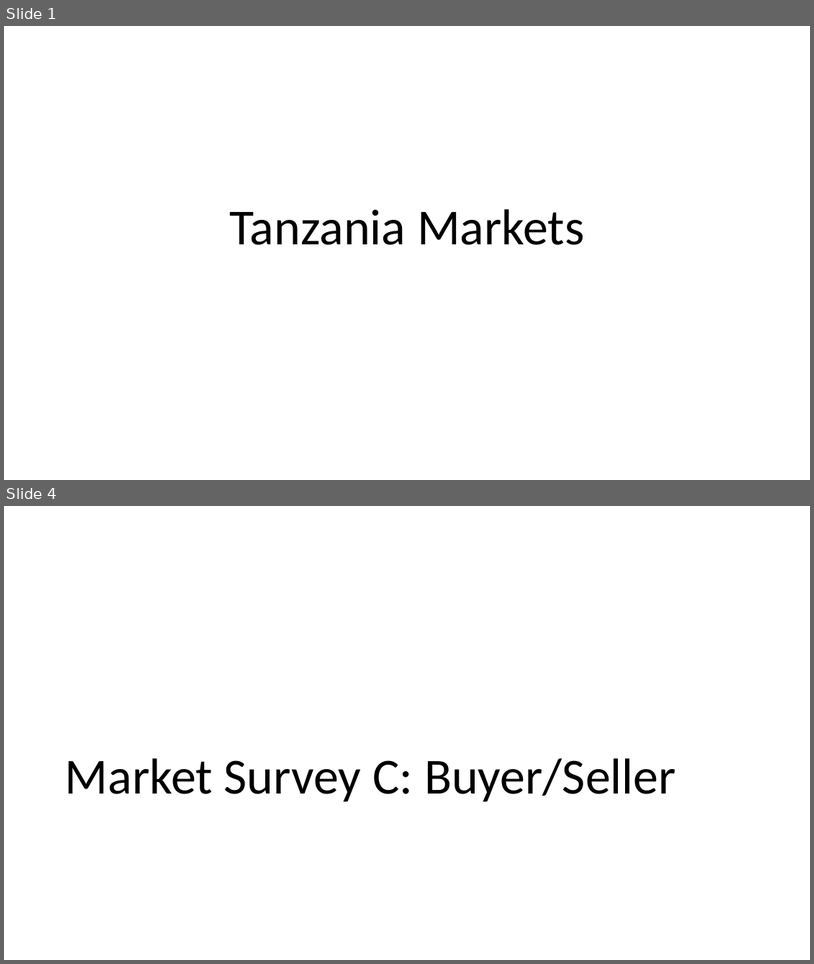
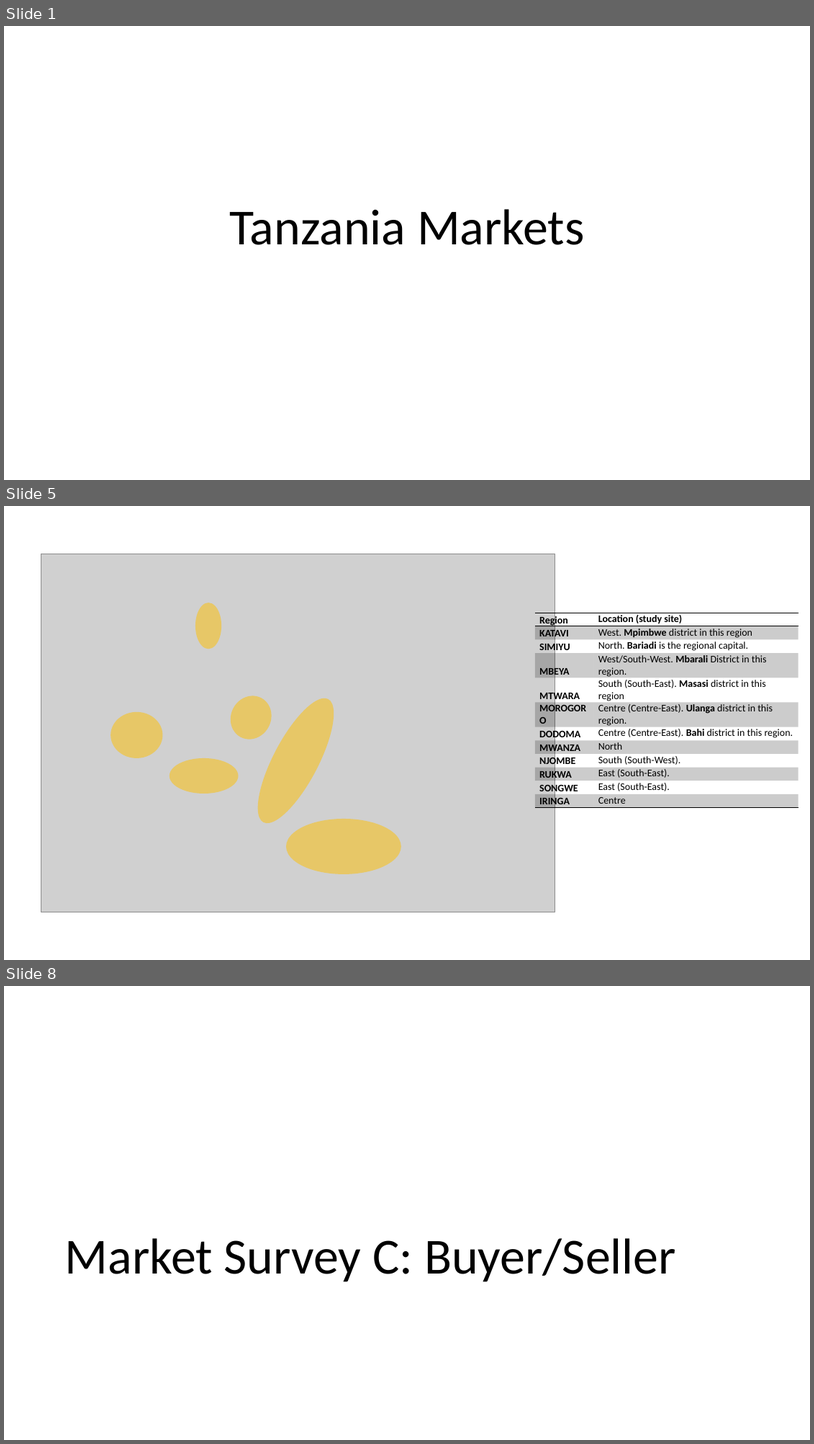
Before and after one commit to BethSavagar/Tanzania_markets, a slide deck: results-presentations/markets-descriptive-analysis.pptx. Shown one above the other, each under a label of ours: slides 1 and 4 before the commit, slides 1, 5 and 8 after it; the slides between them are not shown. The pictures are 814x964 and 814x1444 pixels, drawn with LibreOffice and Linux fonts; fonts in the diff are those of the drawing; grey boxes stand for pictures. Boxes give left, top, right and bottom in pixels: in the first picture for what was removed or moved away, otherwise in the second. Text is boxed around its words. In the diff, an @@ line names an element or a change of style, - is before the commit and + after.

```diff
--- a/results-presentations/markets-descriptive-analysis.pptx
+++ b/results-presentations/markets-descriptive-analysis.pptx
@@ slide 5 added at [4, 506, 810, 960], background #FFFFFF @@
@@ picture added at [41, 554, 555, 911] @@
@@ ellipse added at [196, 602, 221, 649], fill #FFC000 at 50% opacity @@
@@ table added at [535, 613, 798, 810], 12 rows, 2 columns @@
+Region | Location (study site)
+KATAVI | West. Mpimbwe district in this region
+SIMIYU | North. Bariadi is the regional capital.
+MBEYA | West/South-West. Mbarali District in this region.
+MTWARA | South (South-East). Masasi district in this region
+MOROGORO | Centre (Centre-East). Ulanga district in this region.
+DODOMA | Centre (Centre-East). Bahi district in this region.
+MWANZA | North
+NJOMBE | South (South-West).
+RUKWA | East (South-East).
+SONGWE | East (South-East).
+IRINGA | Centre
@@ ellipse added at [223, 688, 279, 746], fill #FFC000 at 50% opacity @@
@@ ellipse added at [244, 689, 348, 833], fill #FFC000 at 50% opacity @@
@@ ellipse added at [111, 712, 162, 758], fill #FFC000 at 50% opacity @@
@@ ellipse added at [170, 758, 239, 793], fill #FFC000 at 50% opacity @@
@@ ellipse added at [286, 818, 401, 875], fill #FFC000 at 50% opacity @@
@@ what was slide 4 is now slide 8 @@
```
Also in this commit, not shown: 1 slide changed, 4 other slides added, 1 slide removed, 1 other file.
